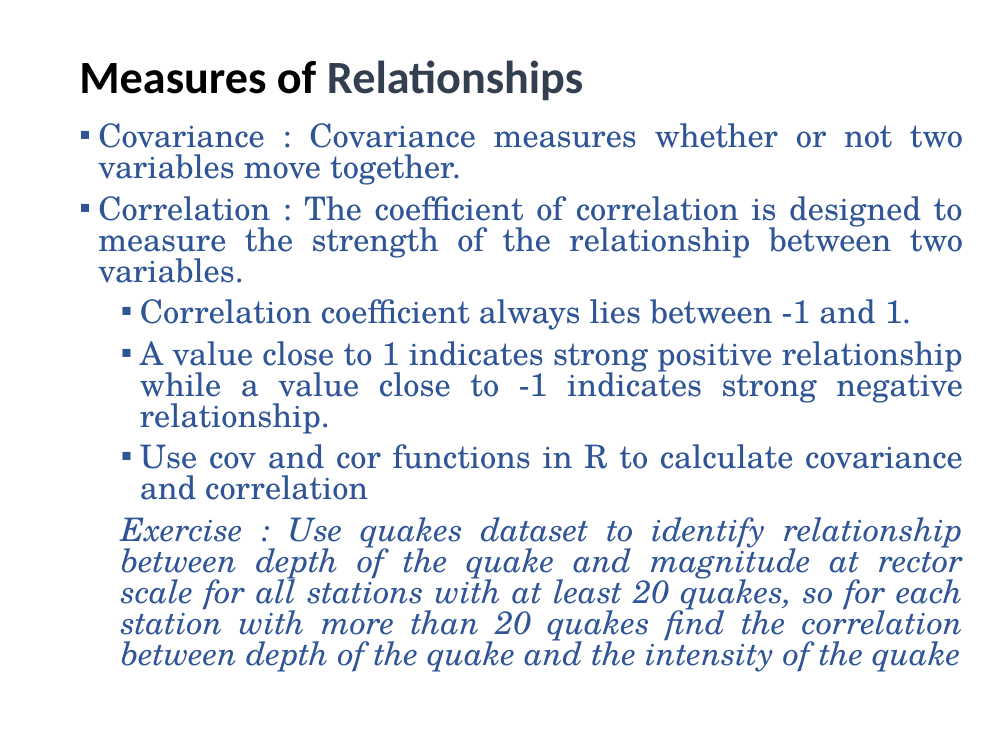
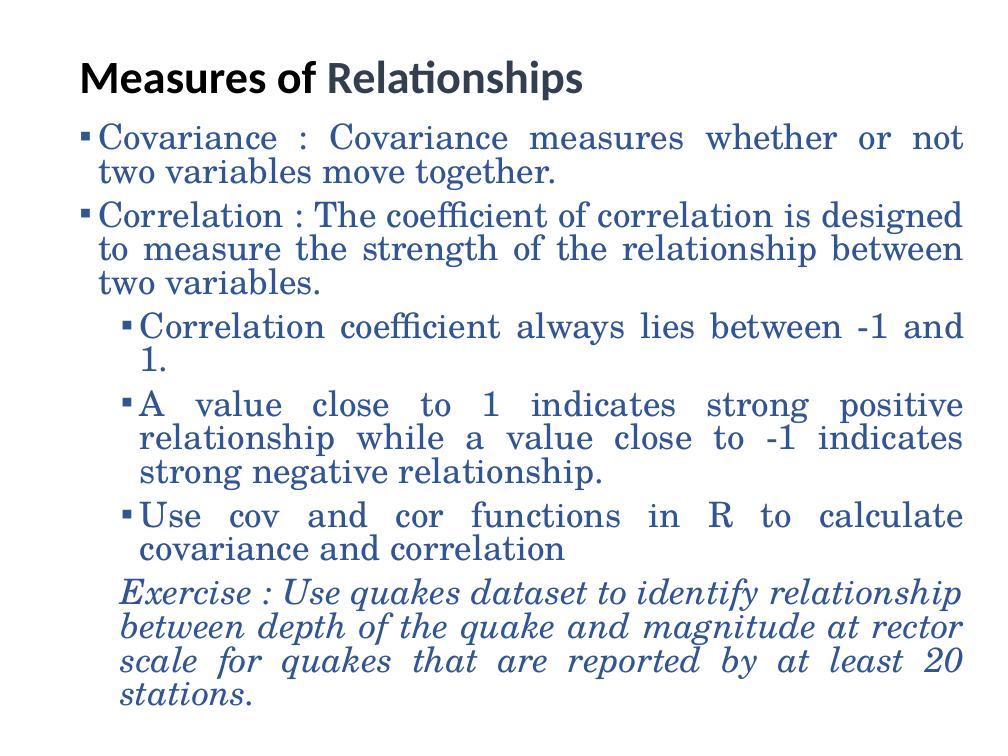
Before and after one commit to utkarshiiitm/Bootcamp-2, a slide deck: slide 29 of Boot Camp 2.pptx. Drawn at 1008x756 pixels with LibreOffice and Linux fonts; fonts in the diff are those of the drawing. Boxes give left, top, right and bottom in pixels: in the first picture for what was removed or moved away, otherwise in the second. Text is boxed around its words. In the diff, an @@ line names an element or a change of style, - is before the commit and + after.

```diff
--- a/Boot Camp 2.pptx
+++ b/Boot Camp 2.pptx
@@ text at (x1=98, y1=123, x2=964, y2=561): size 23.1 to 25 pt in "Covariance : Covariance measures whether or not ...", "Correlation : The coefficient of correlation is ...", "Correlation coefficient always lies between -1 and ...", "A value close to 1 indicates strong ..." and 1 more places @@
@@ text at (x1=121, y1=578, x2=964, y2=706): text changed; size 23.1 to 25 pt @@
-Exercise : Use quakes dataset to identify relationship between depth of the quake and magnitude at rector scale for all stations with at least 20 quakes, so for each station with more than 20 quakes find the correlation between depth of the quake and the intensity of the quake
+Exercise : Use quakes dataset to identify relationship between depth of the quake and magnitude at rector scale for quakes that are reported by at least 20 stations.
```
Also in this commit, not shown: 17 other slides changed, 2 slides added.
